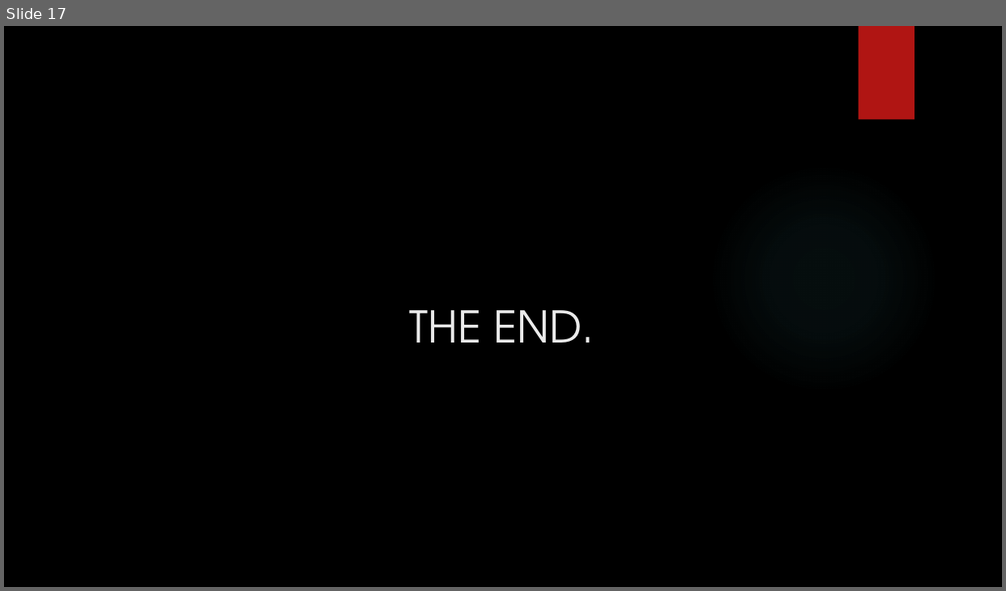
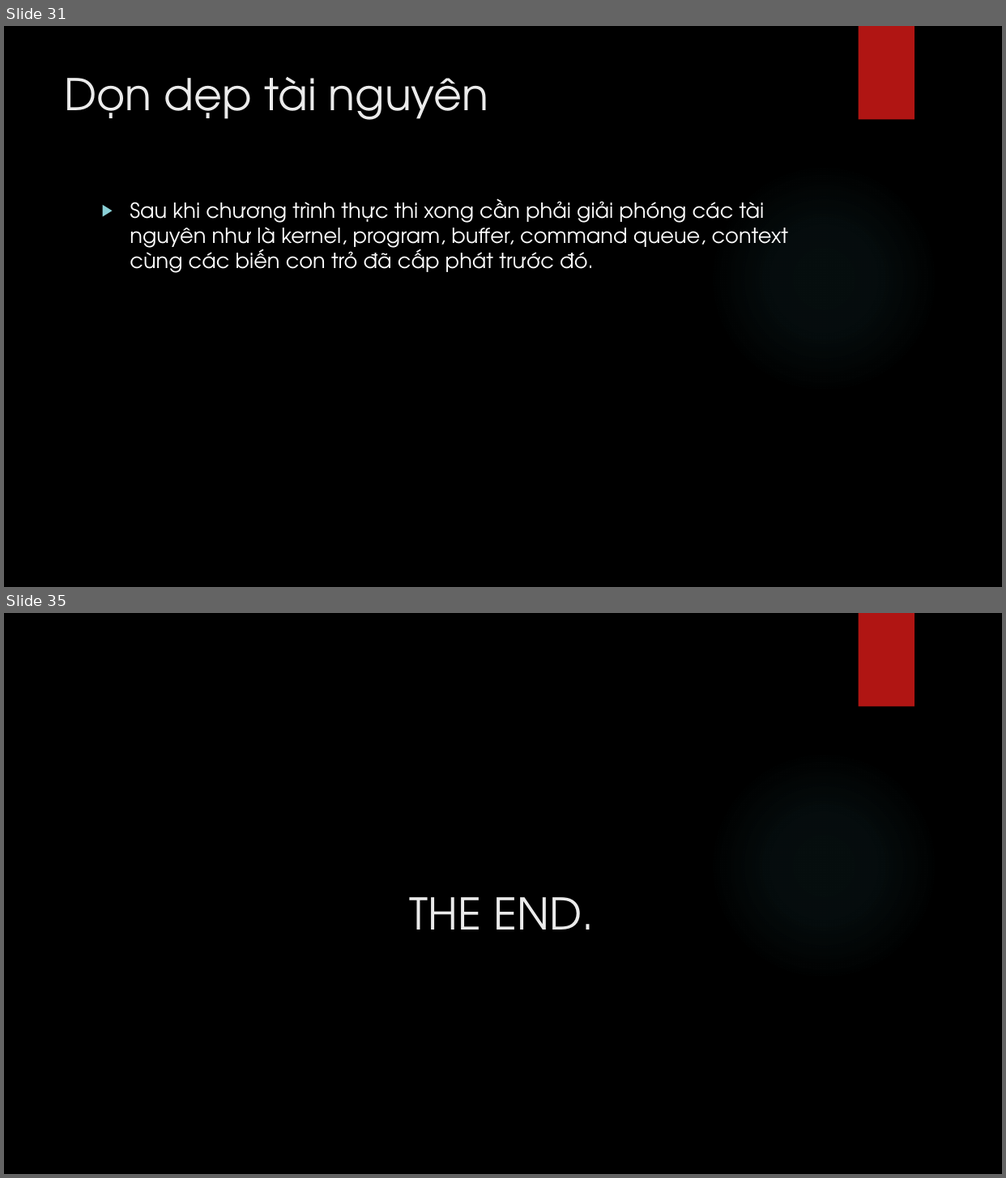
Before and after one commit to hailc91/Xlss, a slide deck: Project/bao cao/OpenCL.pptx. Shown one above the other, each under a label of ours: slide 17 before the commit, slides 31 and 35 after it; the slides between them are not shown. The pictures are 1006x591 and 1006x1178 pixels, drawn with LibreOffice and Linux fonts; fonts in the diff are those of the drawing; background and template pictures are left out. Boxes give left, top, right and bottom in pixels: in the first picture for what was removed or moved away, otherwise in the second. Text is boxed around its words. In the diff, an @@ line names an element or a change of style, - is before the commit and + after.

```diff
--- a/Project/bao cao/OpenCL.pptx
+++ b/Project/bao cao/OpenCL.pptx
@@ slide 31 added at (4, 26, 1002, 587), background picture (left out); not listed: 2 template elements that a slide beside it also shows @@
@@ title added at (65, 77, 488, 120), 42 pt, text #EBEBEB @@
+Dọn dẹp tài nguyên
@@ text added at (130, 199, 788, 273), 20 pt, text #FFFFFF @@
+▶ Sau khi chương trình thực thi xong cần phải giải phóng các tài nguyên như là kernel, program, buffer, command queue, context cùng các biến con trỏ đã cấp phát trước đó.
@@ what was slide 17 is now slide 35 @@
```
Also in this commit, not shown: 4 slides changed, 17 other slides added.
